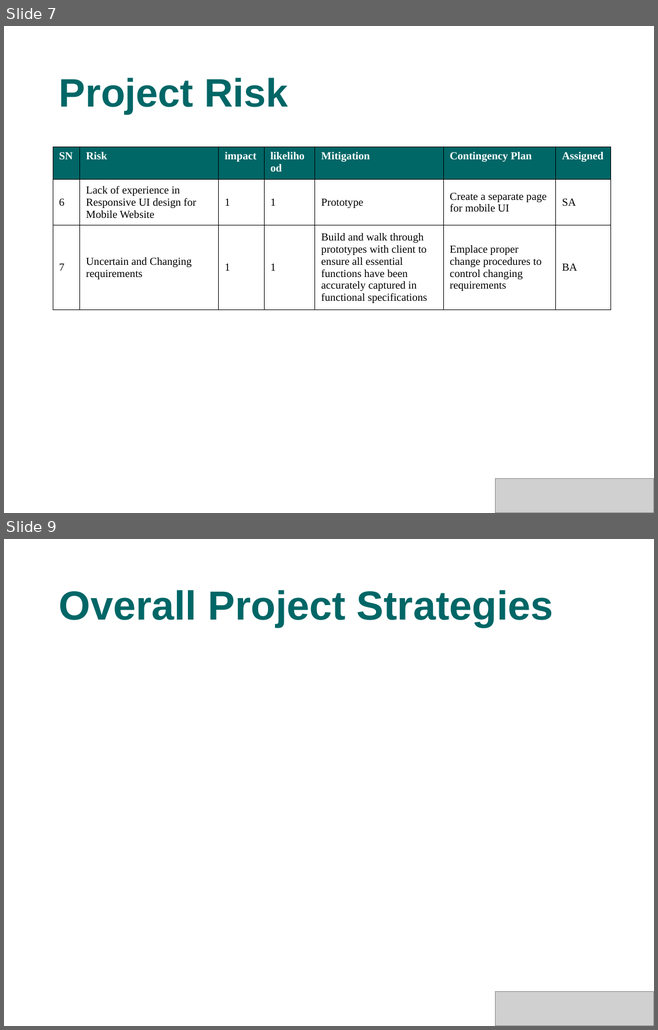
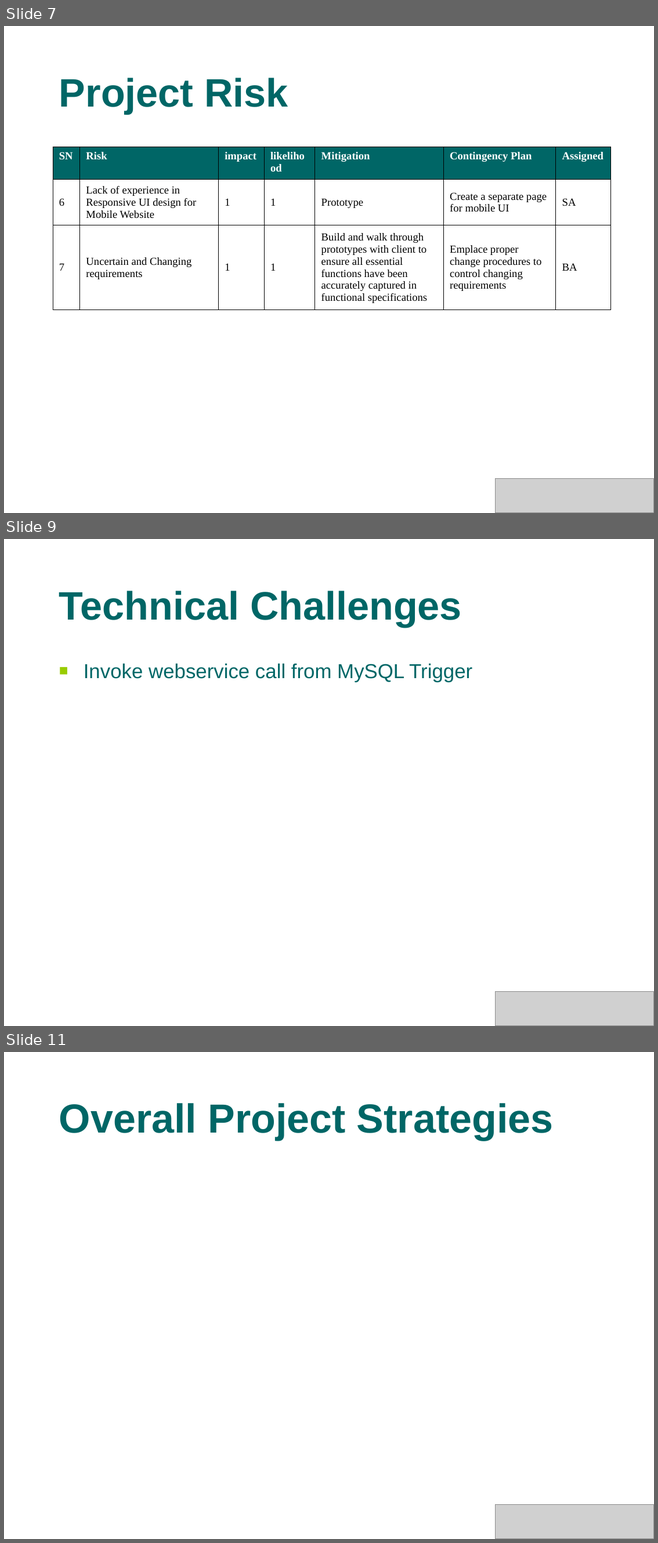
Before and after one commit to s4kshya/leezdr-repository, a slide deck: Exam Paper/MTECH_PROJ/Presentation/phase1.ppt. Shown one above the other, each under a label of ours: slides 7 and 9 before the commit, slides 7, 9 and 11 after it; the slides between them are not shown. The pictures are 658x1030 and 658x1543 pixels, drawn with LibreOffice and Linux fonts; fonts in the diff are those of the drawing; grey boxes stand for pictures; background and template pictures are left out. Boxes give left, top, right and bottom in pixels: in the first picture for what was removed or moved away, otherwise in the second. Text is boxed around its words. In the diff, an @@ line names an element or a change of style, - is before the commit and + after.

```diff
--- a/Exam Paper/MTECH_PROJ/Presentation/phase1.ppt
+++ b/Exam Paper/MTECH_PROJ/Presentation/phase1.ppt
@@ slide 9 added at bbox=[4, 539, 654, 1026], background picture (left out) @@
@@ title added at bbox=[59, 591, 462, 627], 44 pt, text #006666, bold @@
+Technical Challenges
@@ text added at bbox=[83, 663, 472, 682], 22.4 pt, text #006666 @@
+■ Invoke webservice call from MySQL Trigger
@@ picture added at bbox=[495, 992, 654, 1026] @@
@@ what was slide 9 is now slide 11 @@
```
Also in this commit, not shown: 2 slides changed, 2 other slides added, 1 slide removed, 1 other file.
